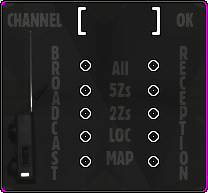
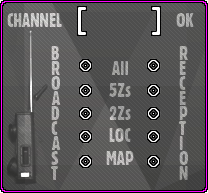
The second 208px x 193px image is a revision of the first. Changes to its layers:
renamed "graphite_pattern_K.png" to "graphite_pattern.png copy", opacity 80% → 100%, painted on it over [3, 3, 205, 190]
removed layer "graphite_pattern.png" (was 80%) over [3, 3, 205, 190]